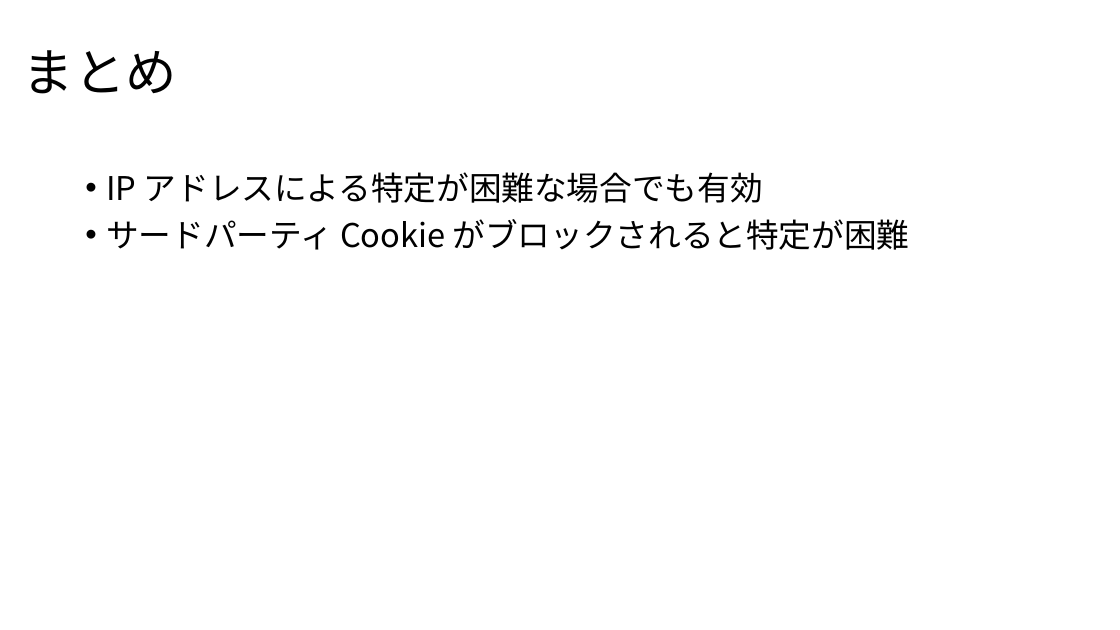
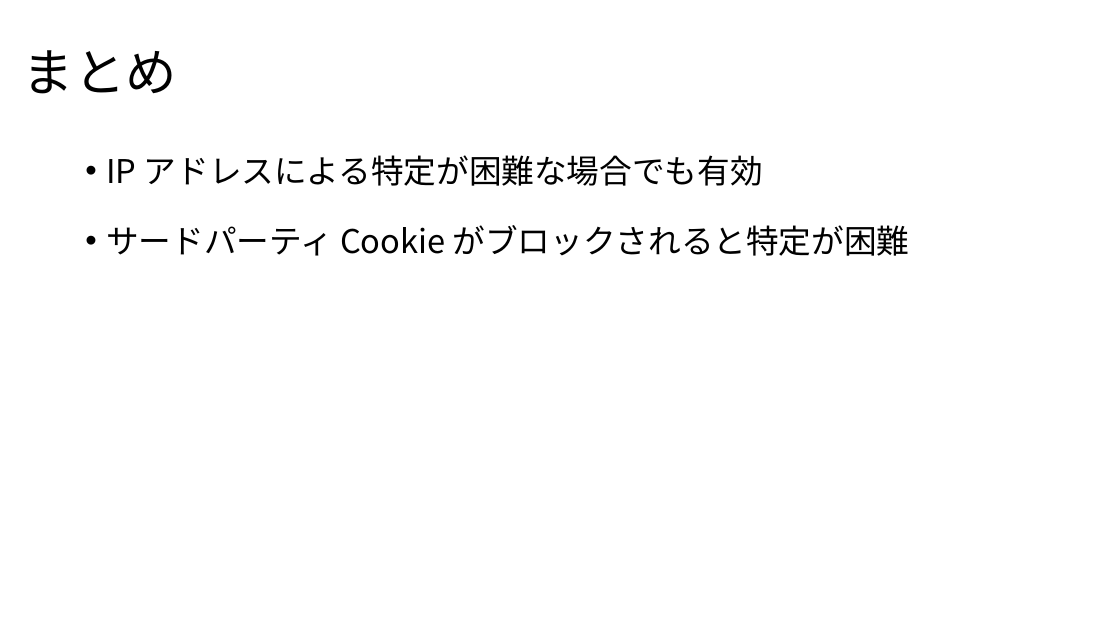
Before and after one commit to noraworld/graduation-thesis, a slide deck: slide 15 of presentation_slides.pptx. Drawn at 1120x630 pixels with LibreOffice and Linux fonts; fonts in the diff are those of the drawing. Boxes give left, top, right and bottom in pixels: in the first picture for what was removed or moved away, otherwise in the second. Text is boxed around its words. In the diff, an @@ line names an element or a change of style, - is before the commit and + after.

```diff
--- a/presentation_slides.pptx
+++ b/presentation_slides.pptx
@@ text "IP アドレスによる特定が困難な場合でも有効": place and size @@
-text "IP アドレスによる特定が困難な場合でも有効" at box(106, 172, 910, 250)
+text "IP アドレスによる特定が困難な場合でも有効" at box(106, 155, 910, 256)
@@ text "IP アドレスによる特定が困難な場合でも有効" at box(106, 155, 910, 256): line spacing 0.9 to 1.5 @@
```
Also in this commit, not shown: 6 other slides changed.
